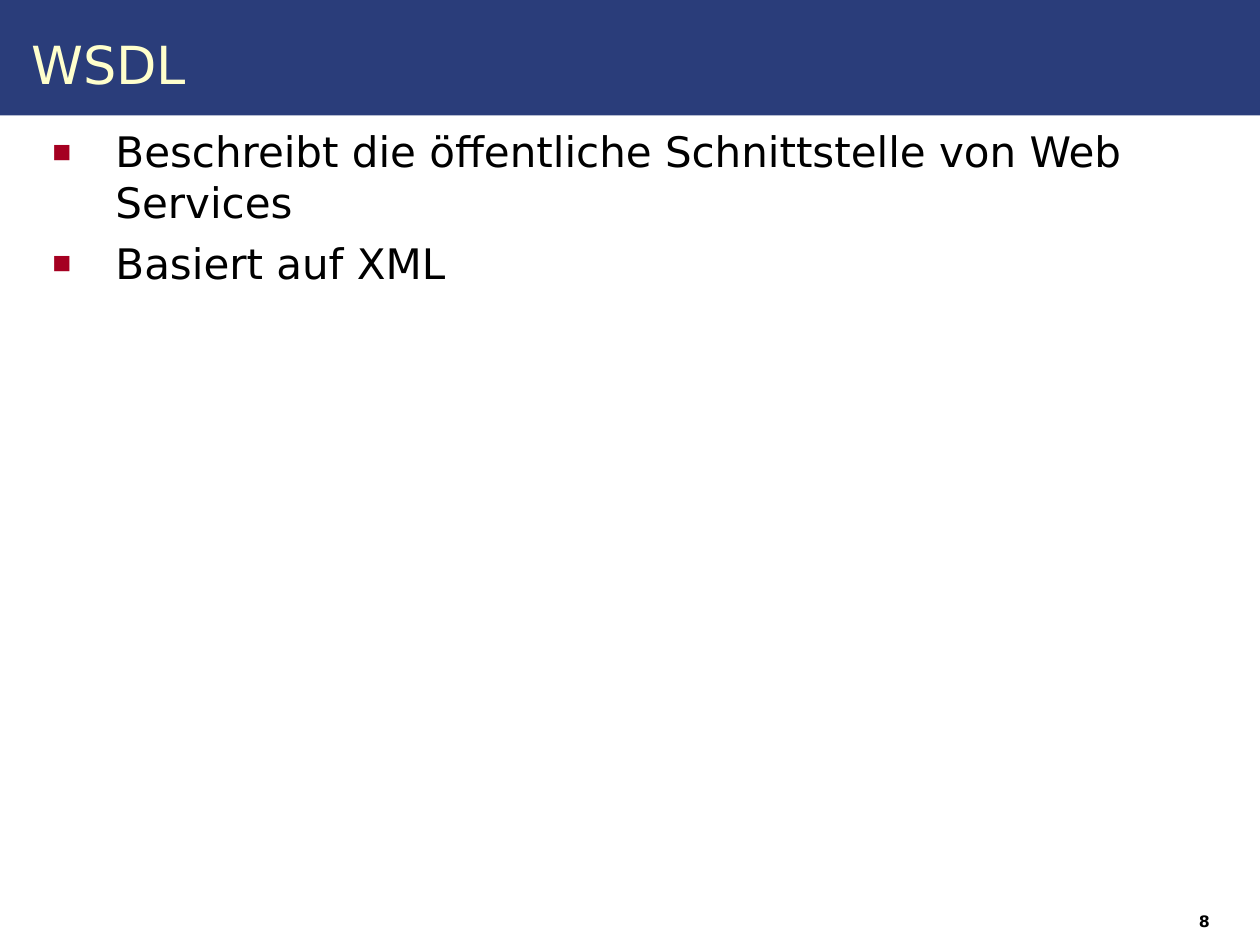
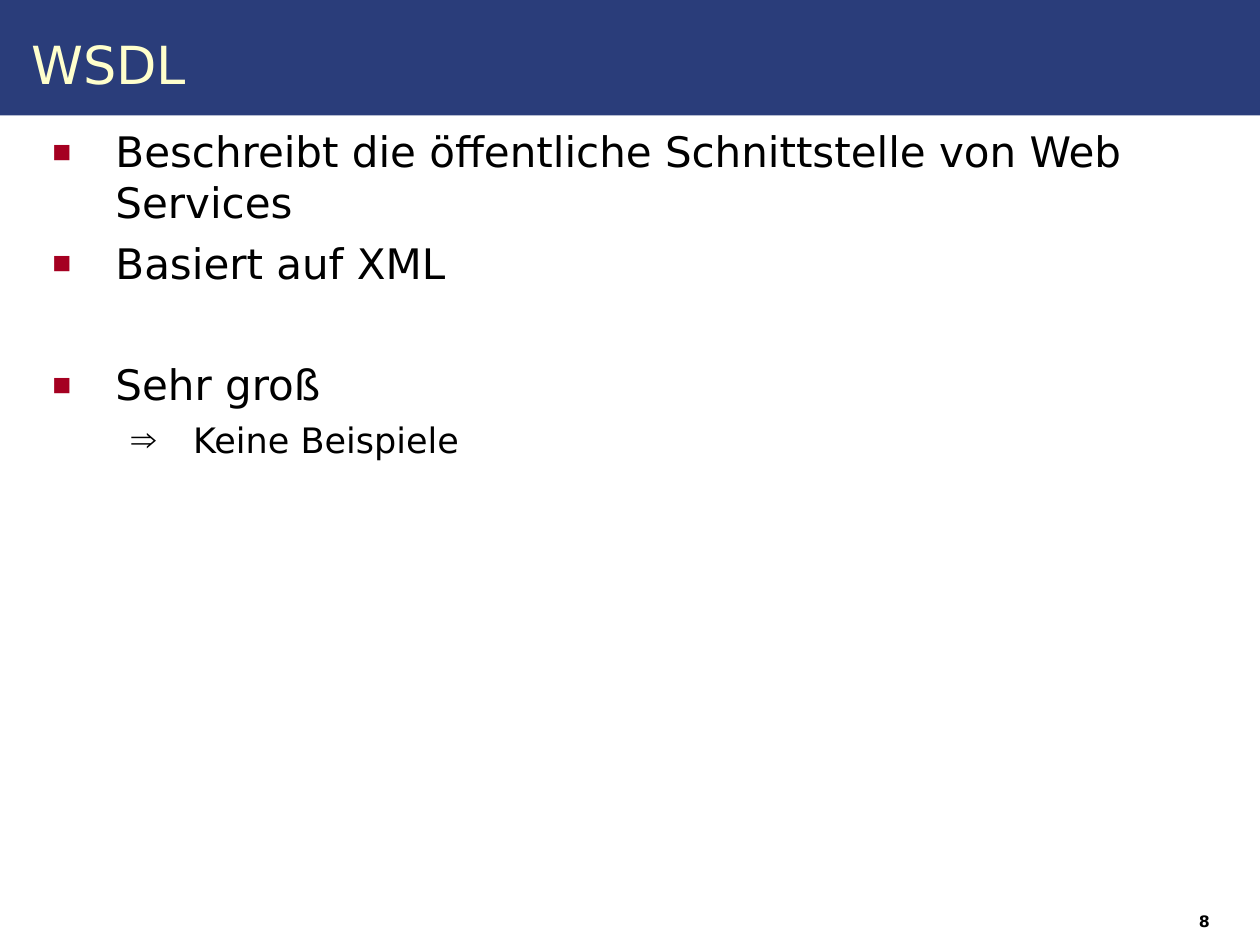
Before and after one commit to IAAS/decidr, a slide deck: slide 14 of seminars/rr/presentation/Web_Services.odp (slide 8 before the commit). Drawn at 1260x945 pixels with LibreOffice and Linux fonts; fonts in the diff are those of the drawing. Boxes give left, top, right and bottom in pixels: in the first picture for what was removed or moved away, otherwise in the second. Text is boxed around its words. In the diff, an @@ line names an element or a change of style, - is before the commit and + after.

```diff
--- a/seminars/rr/presentation/Web_Services.odp
+++ b/seminars/rr/presentation/Web_Services.odp
@@ text at box(115, 368, 459, 461): paragraphs added @@
+■ Sehr groß
+  ⇒ Keine Beispiele
```
Also in this commit, not shown: 7 other slides changed, 7 slides added, 1 other file.
